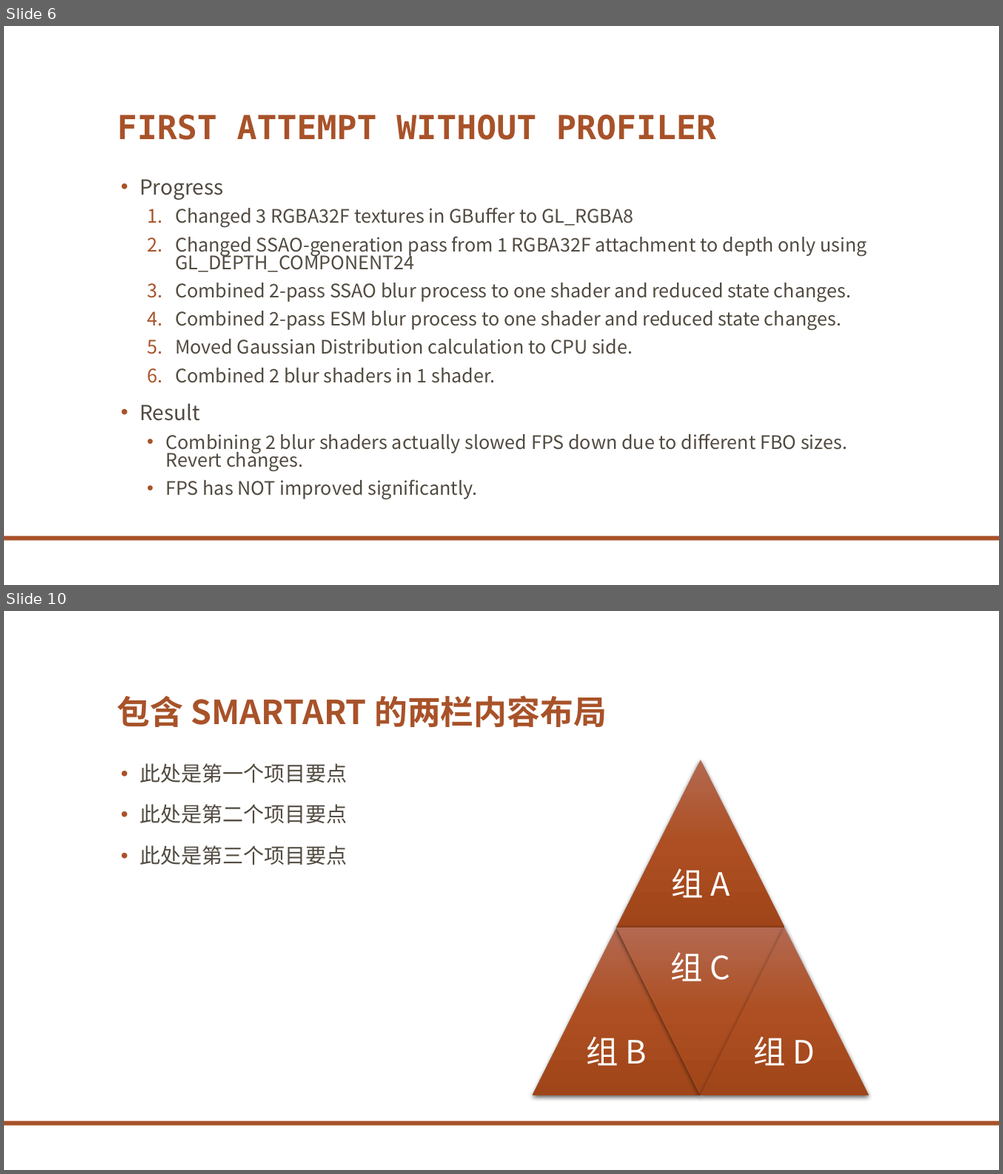
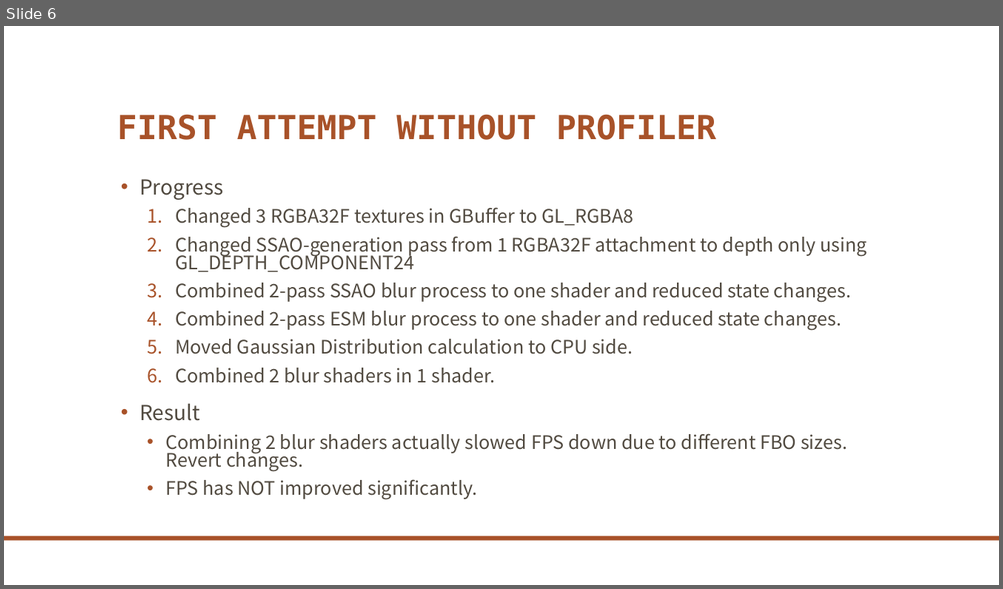
Before and after one commit to levey-lee/GraphicsEngine, a slide deck: DiamondGraphicsEngine/OptimizationReport.pptx. Shown one above the other, each under a label of ours: slides 6 and 10 before the commit, slide 6 after it; the slides between them are not shown. The pictures are 1003x1174 and 1003x589 pixels, drawn with LibreOffice and Linux fonts; fonts in the diff are those of the drawing; background and template pictures are left out. Boxes give left, top, right and bottom in pixels: in the first picture for what was removed or moved away, otherwise in the second. Text is boxed around its words. In the diff, an @@ line names an element or a change of style, - is before the commit and + after.

```diff
--- a/DiamondGraphicsEngine/OptimizationReport.pptx
+++ b/DiamondGraphicsEngine/OptimizationReport.pptx
@@ slide 10 removed at box(4, 611, 999, 1170), background picture (left out); not listed: 1 template element that a slide beside it also shows @@
@@ title removed at box(117, 695, 606, 727) @@
-包含 SMARTART 的两栏内容布局
@@ text removed at box(139, 763, 347, 866) @@
-• 此处是第一个项目要点
-• 此处是第二个项目要点
-• 此处是第三个项目要点
@@ group removed at box(532, 760, 868, 1096): 4 triangles, 4 texts @@
-组 A
-组 B
-组 C
-组 D
```
Also in this commit, not shown: 1 slide changed, 8 other slides removed, 2 other files.
